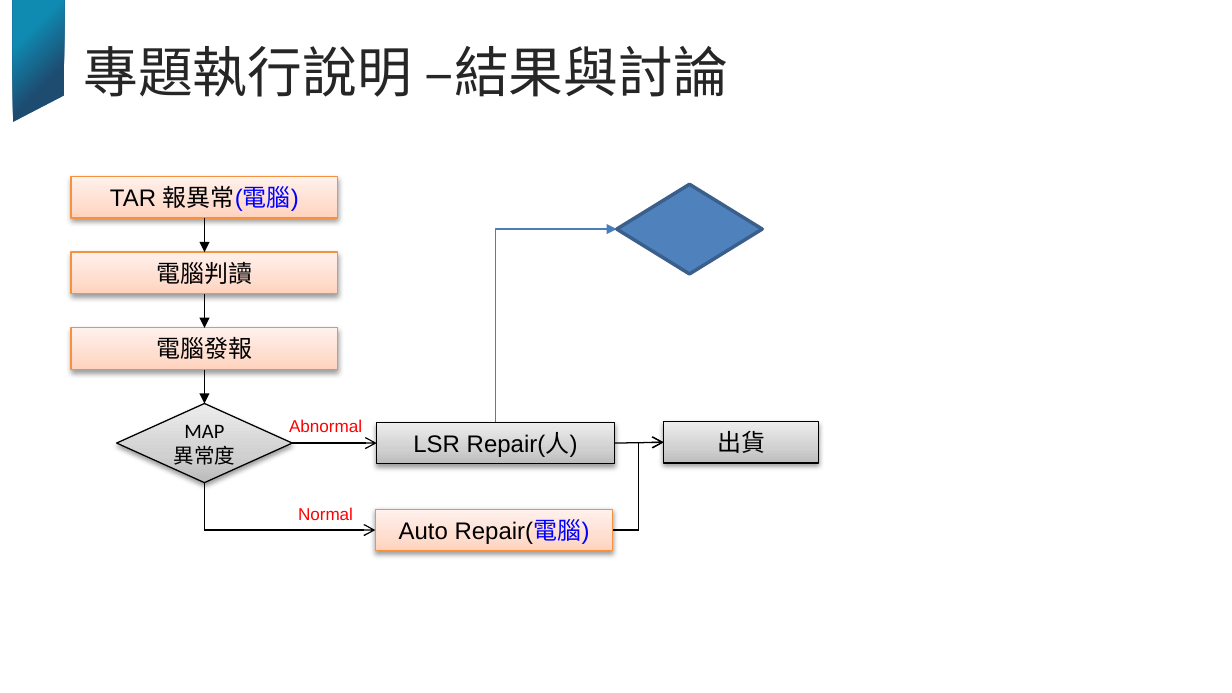
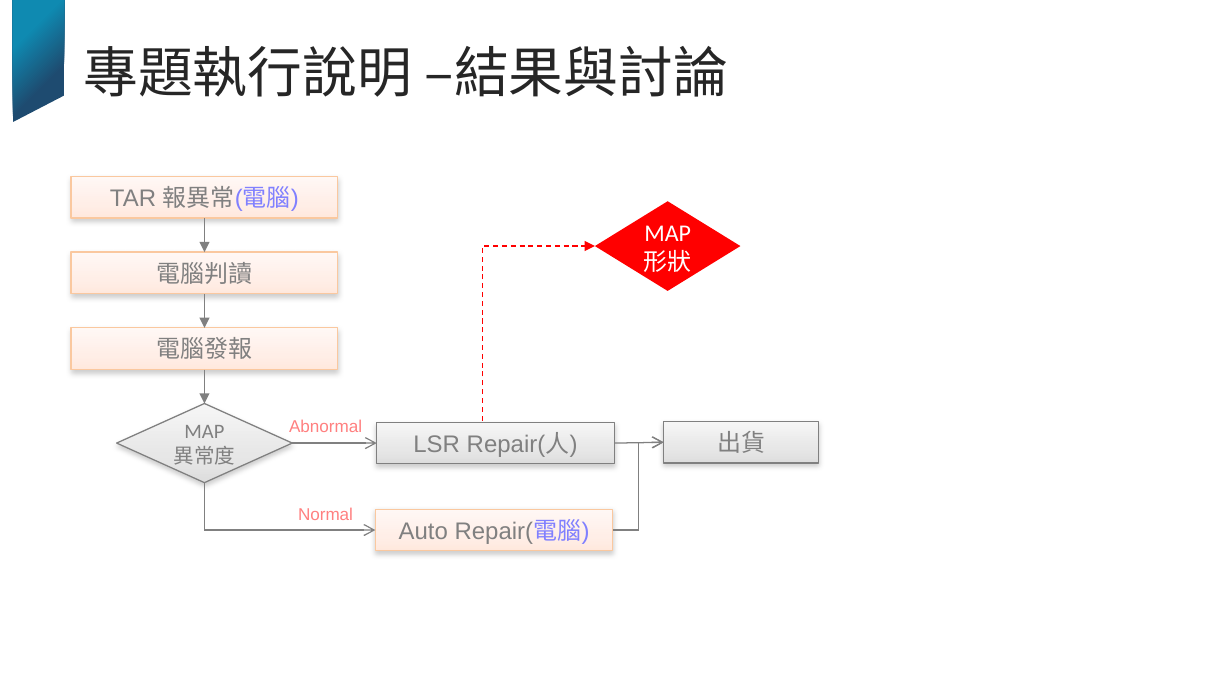
Before and after one commit to JoyLiii/temp, a slide deck: slide 13 of 學以致用_tarmap判讀與預警.pptx. Drawn at 1232x693 pixels with LibreOffice and Linux fonts; fonts in the diff are those of the drawing; background and template pictures are left out. Boxes give left, top, right and bottom in pixels: in the first picture for what was removed or moved away, otherwise in the second. Text is boxed around its words. In the diff, an @@ line names an element or a change of style, - is before the commit and + after.

```diff
--- a/學以致用_tarmap判讀與預警.pptx
+++ b/學以致用_tarmap判讀與預警.pptx
@@ rectangle added at (58, 147, 944, 572), fill #FFFFFF at 50% opacity @@
@@ diamond added at (595, 201, 740, 291), fill #FF0000, 14 pt, text #FFFFFF @@
+MAP 形狀
@@ diamond removed at (617, 185, 763, 275) @@
@@ elbow arrow moved from (495, 423) - (617, 229) to (482, 420) - (595, 246) @@
@@ elbow arrow (482, 420) - (595, 246): stroke #4B7EBC 0.75 pt to #FF0000 0.75 pt dashed @@
```
